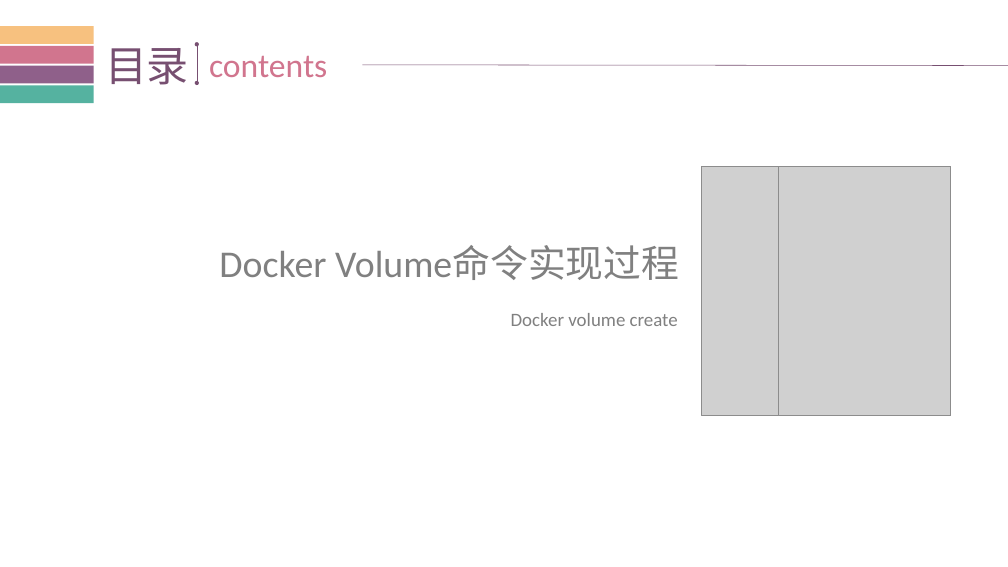
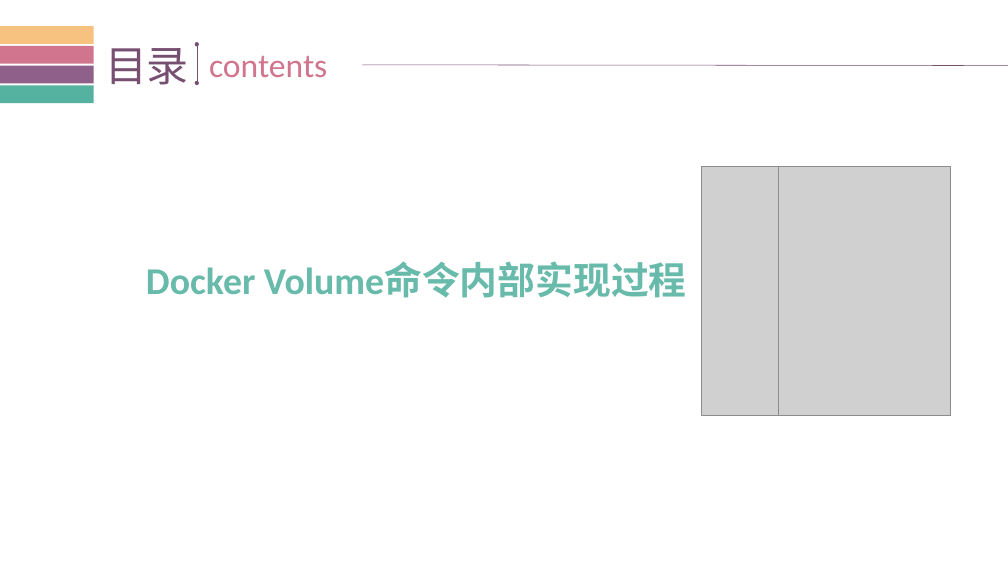
Before and after one commit to xiaolingzang/docker, a slide deck: slide 21 of dockerVolume.pptx (slide 20 before the commit). Drawn at 1008x567 pixels with LibreOffice and Linux fonts; fonts in the diff are those of the drawing; grey boxes stand for pictures. Boxes give left, top, right and bottom in pixels: in the first picture for what was removed or moved away, otherwise in the second. Text is boxed around its words. In the diff, an @@ line names an element or a change of style, - is before the commit and + after.

```diff
--- a/dockerVolume.pptx
+++ b/dockerVolume.pptx
@@ text at (x1=146, y1=262, x2=687, y2=298): text changed; text colour #808080 to #68BAAA; bold on @@
-Docker Volume命令实现过程
+Docker Volume命令内部实现过程
@@ text removed at (x1=511, y1=313, x2=678, y2=326) @@
-Docker volume create
```
Also in this commit, not shown: 18 other slides changed, 1 slide added, 1 other file.
